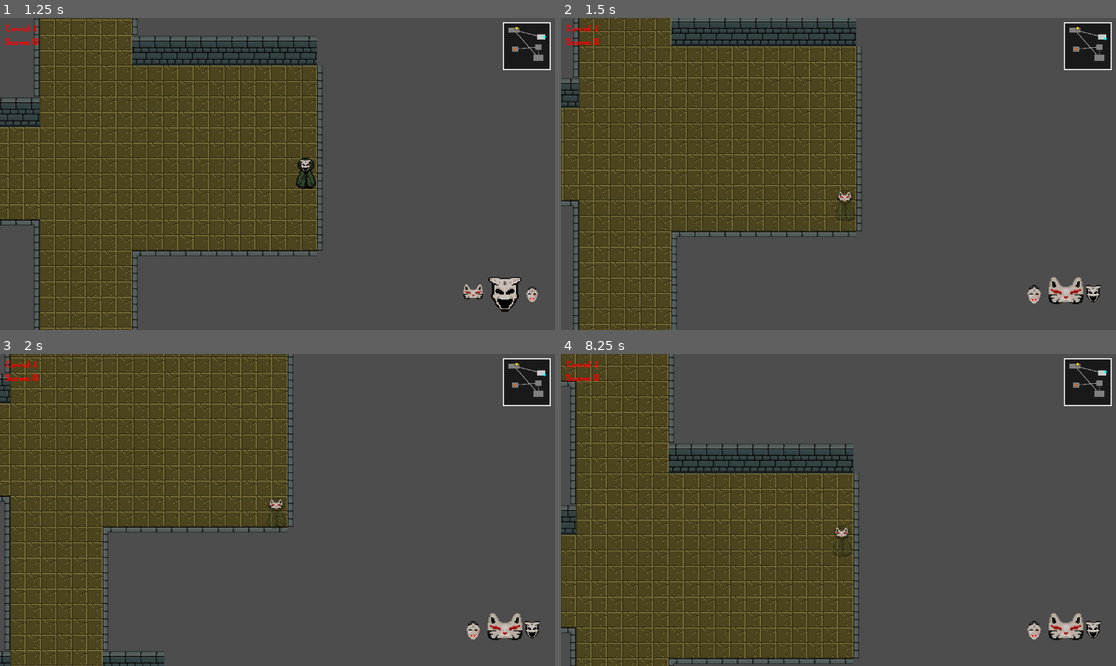
Above: before the commit, frames 1-4 (two rows, left to right).
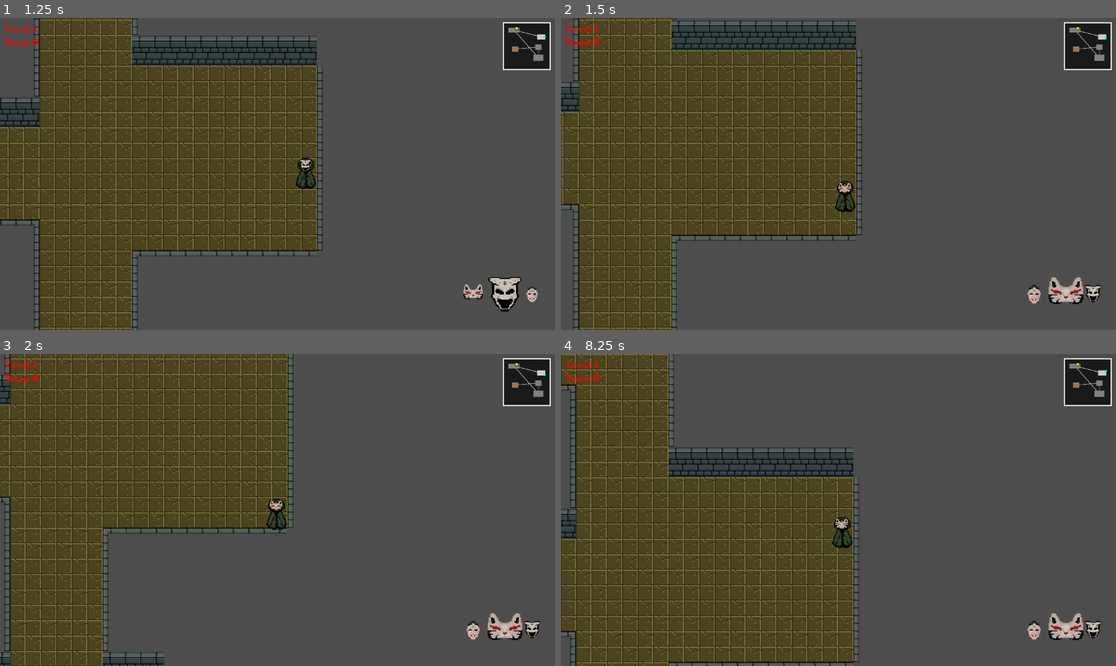
Above: after the commit, the same moments.

Repository: afilipovski/masked-descent
Game: Godot game, scene res://scenes/main.tscn
The game is run twice, just before and just after one commit, with the same random seed, the same clock (stepped at 60 frames per second) and the same inputs.
Inputs:
- Up to frame 1 (1.25 s): tap Enter (ui_accept) at 0.5, 0.77 s; hold D (move_right) from 0.53 s (still down); tap E (Interact) at 0.6 s
- Up to frame 2 (1.5 s): release D (move_right) at 1.28 s; hold S (move_down) from 1.28 s (still down); tap Tab (cycle_mask) at 1.35 s
- Up to frame 3 (2 s): keep holding S (move_down); tap Enter (ui_accept) at 1.52 s
- Up to frame 4 (8.25 s): release S (move_down) at 2.03 s; hold D (move_right) 2.03-2.78 s; tap Shift (sprint) at 2.1, 4.35, 6.6 s; hold W (move_up) 2.78-3.53 s; tap E (Interact) at 2.85, 5.1, 7.35 s; tap Enter (ui_accept) at 3.02, 3.77, 4.52, 6.02, 6.77, 7.52 s; hold A (move_left) 3.53-5.03 s; tap Tab (cycle_mask) at 3.6, 5.85, 8.1 s; hold S (move_down) 5.03-5.78 s; hold D (move_right) 5.78-6.53 s; hold W (move_up) 6.53-7.28 s; hold D (move_right) 7.28-8.03 s; hold S (move_down) from 8.03 s (still down)

Frame 1 is identical in both runs. In frame 2, 8.8% of the frame differs, in the area x 0-99%, y 0-100%; in frame 3, 6.4%; in frame 4, 8.7%.

Commit message:
manual stealth activation and phasing through enemies

Diff:
--- a/scripts/character_body_2d.gd
+++ b/scripts/character_body_2d.gd
@@ -20,6 +20,7 @@
 
 var knockback_velocity: Vector2 = Vector2.ZERO
 var knockback_friction: float = 800.0
+var original_collision_mask: int = 0
 
 # Mask textures
 var mask_textures = []
@@ -37,6 +38,8 @@
 	reset_position()
 
 	combat_manager.mask_changed.connect(_on_combat_mask_changed)
+	combat_manager.stealth_activated.connect(_on_stealth_activated)
+	combat_manager.stealth_deactivated.connect(_on_stealth_deactivated)
 
 	# Load mask textures
 	mask_textures = [
@@ -48,6 +51,7 @@
 	# Set initial mask
 	if mask_textures.size() > 0:
 		mask_sprite.texture = mask_textures[0]
+	original_collision_mask = collision_mask
 
 func reset_position() -> void:
 	var tilemap = get_parent().get_node_or_null("TileMap")
@@ -62,7 +66,6 @@
 
 	if Input.is_action_just_pressed(Inputs.CYCLE_MASK):
 		combat_manager.cycle_mask()
-		combat_manager.activate_mobility()
 
 	# Don't allow movement if locked (e.g., during UI interactions)
 	if movement_locked:
@@ -119,7 +122,8 @@
 				spawn_melee_hitbox(shoot_direction)
 				fire_timer = FIRE_COOLDOWN
 			Masks.Type.MOBILITY:
-				pass
+				if combat_manager.try_activate_stealth():
+					fire_timer = FIRE_COOLDOWN
 
 	# Check for interact input
 	if Input.is_action_just_pressed(Inputs.INTERACT):
@@ -254,3 +258,20 @@
 		mask_ui.update_display(mask_type)
 
 	print("Player mask changed to: ", Masks.get_mask_name(mask_type))
+
+func _on_stealth_activated():
+	enable_enemy_phasing()
+
+func _on_stealth_deactivated():
+	disable_enemy_phasing()
+
+func enable_enemy_phasing():
+	# Disable collision with enemy layer (layer 4, which is bit 3 in 0-indexed)
+	# Enemy collision_layer = 141 = binary 10001101
+	# We need to turn off bits that would collide with enemies
+	# Since enemies are on multiple layers, we'll just disable the specific enemy bits
+	# Bit 0 (1), Bit 2 (4), Bit 3 (8), Bit 7 (128) = 141
+	collision_mask &= ~141
+
+func disable_enemy_phasing():
+	collision_mask = original_collision_mask
--- a/scripts/combat_manager.gd
+++ b/scripts/combat_manager.gd
@@ -3,6 +3,8 @@
 
 signal mask_changed(new_mask: Masks.Type)
 signal attack_performed(attack_type: String)
+signal stealth_activated
+signal stealth_deactivated
 
 var current_mask := Masks.Type.RANGED
 var mask_list: Array[Masks.Type] = [Masks.Type.MELEE, Masks.Type.RANGED, Masks.Type.MOBILITY]
@@ -14,9 +16,11 @@
 
 var is_stealthed: bool = false
 var stealth_timer: float = 0.0
+var stealth_cooldown_timer: float = 0.0
 const STEALTH_DURATION: float = 1.0
 const STEALTH_SPEED_MULTIPLIER: float = 1.5
 const STEALTH_OPACITY: float = 0.3
+const STEALTH_COOLDOWN: float = 3.0
 
 func _ready() -> void:
     set_process(true)
@@ -31,6 +35,9 @@
         stealth_timer -= delta
         if stealth_timer <= 0:
             end_stealth()
+
+    if stealth_cooldown_timer > 0:
+        stealth_cooldown_timer -= delta
 
 func cycle_mask() -> void:
     current_mask_index = (current_mask_index + 1) % mask_list.size()
@@ -74,24 +81,29 @@
     # This is just for tracking/validation
     print("Ranged attack fired")
 
-func activate_mobility() -> void:
+func try_activate_stealth() -> bool:
     if current_mask != Masks.Type.MOBILITY:
-        return
+        return false
 
     if is_stealthed:
-        return
+        return false
+
+    if stealth_cooldown_timer > 0:
+        return false
 
     start_stealth()
+    return true
 
 func start_stealth() -> void:
     is_stealthed = true
     stealth_timer = STEALTH_DURATION
-    print("Stealth activated!")
+    stealth_activated.emit()
 
 func end_stealth() -> void:
     is_stealthed = false
     stealth_timer = 0.0
-    print("Stealth ended")
+    stealth_cooldown_timer = STEALTH_COOLDOWN
+    stealth_deactivated.emit()
 
 func reset_melee_combo() -> void:
     melee_combo_count = 0
